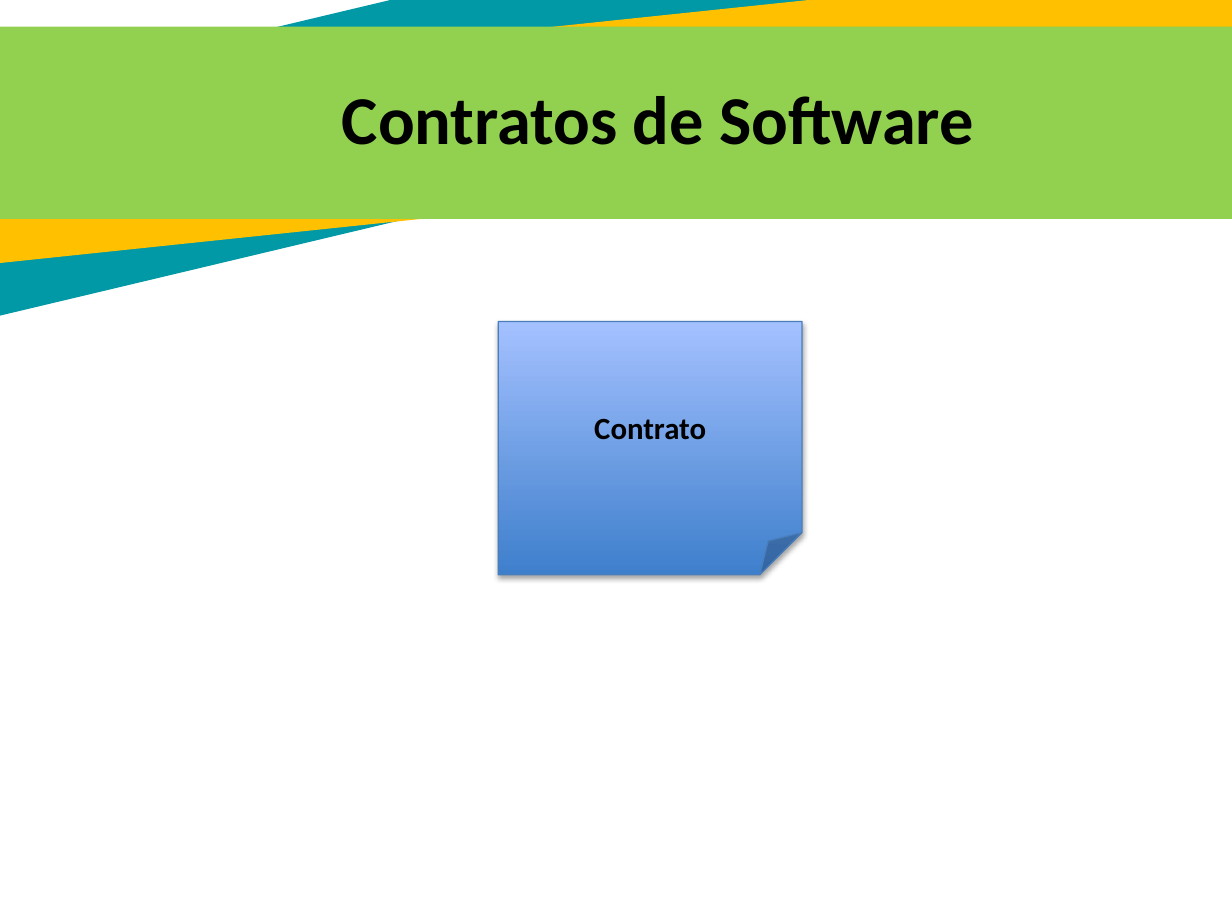
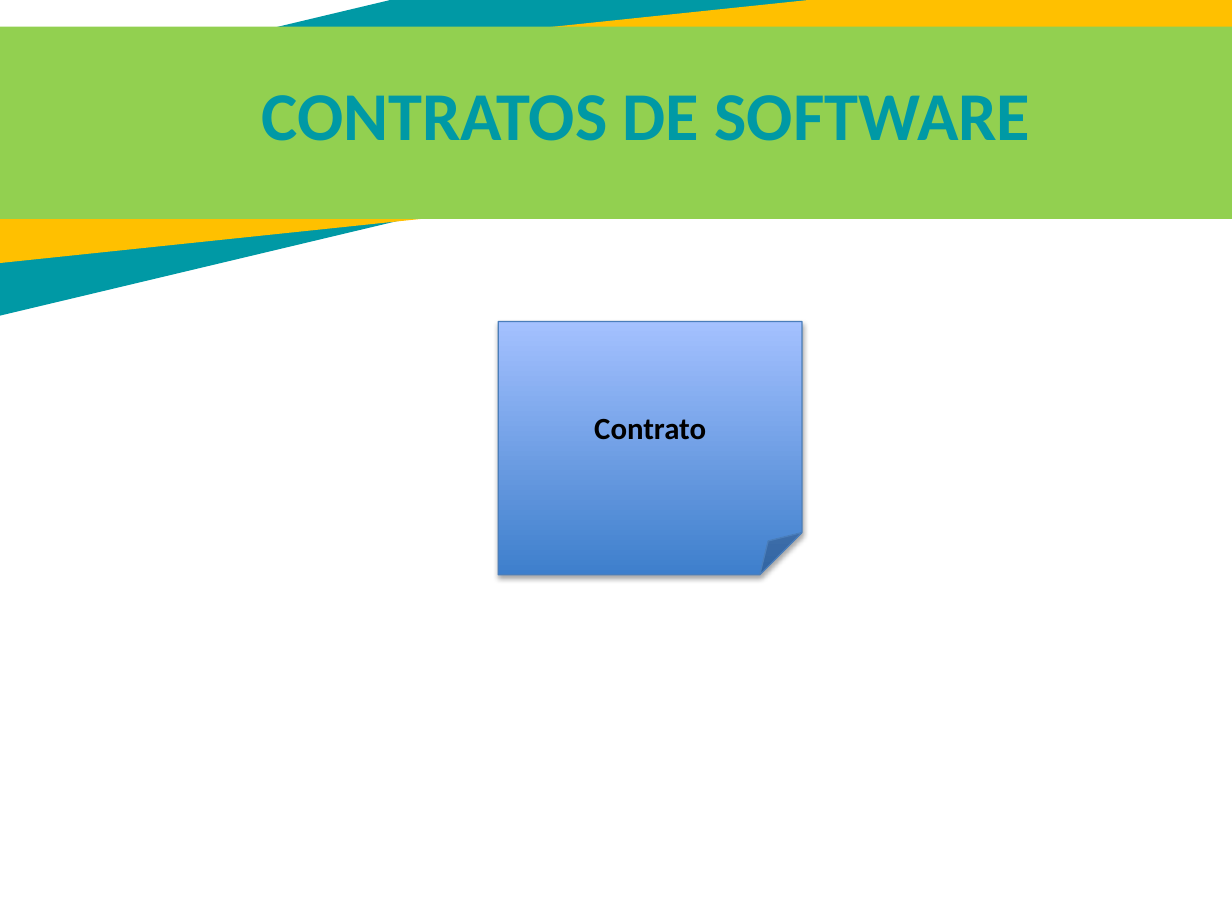
Before and after one commit to juannicolasvargas/SANF-solutions-helps, a slide deck: slide 65 of Sexto Trimestre/PresentacionV6 terminar- 1012.pptx (slide 49 before the commit). Drawn at 1232x924 pixels with LibreOffice and Linux fonts; fonts in the diff are those of the drawing. Boxes give left, top, right and bottom in pixels: in the first picture for what was removed or moved away, otherwise in the second. Text is boxed around its words. In the diff, an @@ line names an element or a change of style, - is before the commit and + after.

```diff
--- a/Sexto Trimestre/PresentacionV6 terminar- 1012.pptx
+++ b/Sexto Trimestre/PresentacionV6 terminar- 1012.pptx
@@ text at (262, 95, 1031, 141): text changed; text colour #000000 to #0099A5 @@
-Contratos de Software
+CONTRATOS DE SOFTWARE
```
Also in this commit, not shown: 22 other slides changed, 37 slides added, 13 slides removed.
